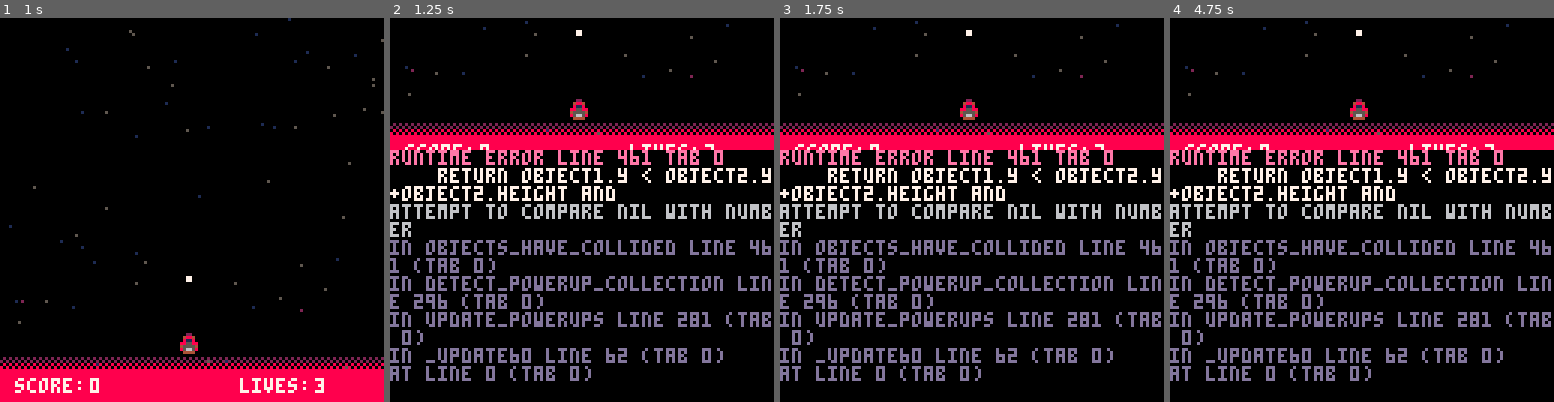
Above: before the commit, frames 1-4 (left to right).
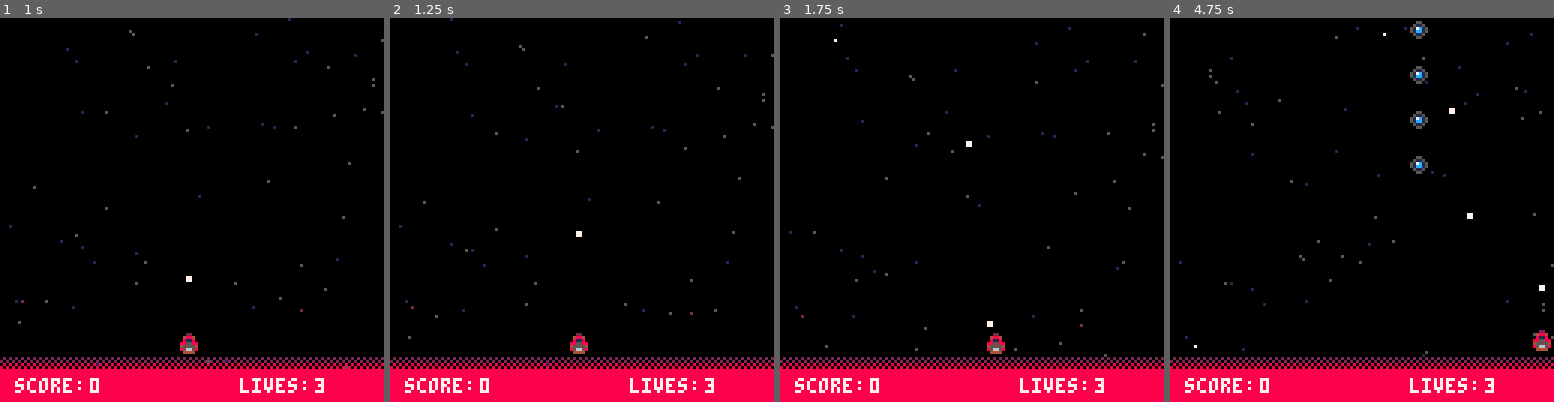
Above: after the commit, the same moments.

Repository: kris-pearman/Space-Fluff
Game: PICO-8 cartridge game.p8
The game is run twice, just before and just after one commit, with the same random seed, the same clock (stepped at 60 frames per second) and the same inputs.
Inputs:
- Up to frame 1 (1 s): tap X (X key) at 0.33 s; tap O (Z key) at 0.7 s
- Up to frame 2 (1.25 s): tap X (X key) at 1.07 s
- Up to frame 3 (1.75 s): hold Right from 1.6 s (still down); tap O (Z key) at 1.7 s
- Up to frame 4 (4.75 s): tap X (X key) at 1.85, 2.97, 4.08 s; release Right at 2.1 s; tap O (Z key) every 0.4 s from 2.1 to 4.5 s; hold Up 2.15-2.42 s; hold Right 2.47-3.03 s; hold Left 3.08-3.58 s; hold Down 3.63-3.97 s; hold Right 4.02-4.68 s; hold Up from 4.73 s (still down)

Frame 1 is identical in both runs. In frame 2, 29% of the frame differs, in the area x 0-100%, y 0-100%; in frame 3, 29%; in frame 4, 29%.
Error before the commit: runtime error line 461 tab 0; return object1.y < object2.y+object2.height and; attempt to compare nil with number

Commit message:
Many minor bugfixes and added a cap on how many bullets may be fired.

Diff:
--- a/game.p8
+++ b/game.p8
@@ -9,10 +9,16 @@
     event_timeline = {}
     game_state = "title"
     hi_score=0
-    -- (eventType, quantity, initialFrame, frequency,x,y,pattern,group_id)
-    create_events("enemy1", 4, 100, 25,20,-20,"enemy_one","group_1")
-    create_events("enemy1", 4, 200, 50,80,-20,"empty_pattern")
-
+    -- (eventType, quantity, initialFrame, frequency,x,y,pattern,group_id,default_speed)
+    create_events("enemy1", 4, 100, 30,80,-20,"empty_pattern",nil,2)
+    create_events("enemy1", 4, 500, 30,40,-20,"empty_pattern",nil,2)
+    create_events("enemy1", 4, 900, 25,20,-20,"square","group_1",1,4)
+    create_events("enemy1", 4, 1400, 25,-30,5,"zig_zag","group_1",2,4)
+    create_events("enemy1", 1, 1900, 30,15,-20,"empty_pattern",3,2)
+    create_events("enemy1", 1, 1925, 30,35,-20,"empty_pattern",3,2)
+    create_events("enemy1", 1, 1950, 30,55,-20,"empty_pattern",3,2)
+    create_events("enemy1", 1, 1975, 30,75,-20,"empty_pattern",3,2)
+    create_events("enemy1", 1, 2000, 30,95,-20,"empty_pattern",3,2)
 
     init_session()
     print_debug_message = false
@@ -70,6 +76,9 @@
             check_event_timeline()
             move_background()
             cur_frame += 1
+            if cool_down > 0 then
+                cool_down -= 1
+            end
             if player.invulnerable then
                 if invuln_timer > 1 then
                     invuln_timer -= 1
@@ -128,13 +137,15 @@
 -->8
 --creation functions
 
-function create_enemy_data(pattern)
+function create_enemy_data(pattern,speed)
     local patterns = {}
-    local enemy_one = {}
-    enemy_one.path = {{10,10,2},{20,30,3},{30,10,4},{40,100,5},{50,10,6},{60,100,1}}
-    enemy_one.exit_d = "down"
-    enemy_one.exit_s = 4
-    patterns.enemy_one = enemy_one
+    local square = {}
+    square.path = {{32,32,3},{92,32,3},{92,92,3},{32,92,3},{32,32,2},{60,50,2}}
+    square.exit_d = "down"
+    square.exit_s = 1
+    square.fire = true
+    square.fire_rate = 120
+    patterns.square = square
     local enemy_two = {}
     enemy_two.path = {{80,128,4}}
     enemy_two.exit_d = "down"
@@ -143,12 +154,21 @@
     local empty_pattern = {}
     empty_pattern.path = nil
     empty_pattern.exit_d = "down"
-    empty_pattern.exit_s = "4"
+    empty_pattern.exit_s = speed
     patterns.empty_pattern = empty_pattern
+    local zig_zag = {}
+    zig_zag.path = {{100,25,2},{45,80,3},{100,80,3}}
+    zig_zag.exit_d = "down"
+    zig_zag.exit_s = speed
+    zig_zag.fire = true
+    zig_zag.fire_rate = 120
+    patterns.zig_zag = zig_zag
+
+
     return patterns[pattern]
 end
 
-function create_events(eventType, quantity, initialFrame, frequency,x,y,pattern,group_id)
+function create_events(eventType, quantity, initialFrame, frequency,x,y,pattern,group_id,speed)
     for i=1,quantity do
         local event = {}
         event.eventType = eventType
@@ -157,6 +177,7 @@
         event.y = y
         event.p = pattern
         event.g = group_id
+        event.s = speed
         add(event_timeline, event)
     end
 end
@@ -179,6 +200,8 @@
     player.score=0
     player.lives=3
     player.invulnerable = false
+    cool_down = 0
+    num_of_bullets = 0
 end
 
 function create_powerup(x,y)
@@ -204,7 +227,7 @@
     sfx(0)
 end
 
-function spawn_enemy_event(x, y,pattern,group)
+function spawn_enemy_event(x, y,pattern,group,speed)
     local enemy={}
     enemy.alive=true
     enemy.x=x
@@ -221,7 +244,7 @@
     enemy.attack.sprite = 0
     enemy.height = 6
     enemy.width = 6
-    enemy.logic = create_enemy_data(pattern)
+    enemy.logic = create_enemy_data(pattern,speed)
     enemy.group = group
     add(enemies, enemy)
 end
@@ -230,7 +253,7 @@
 function check_event_timeline()
     for event in all(event_timeline) do
         if(event.eventType=="enemy1" and cur_frame==event.startFrame) then
-            spawn_enemy_event(event.x,event.y,event.p,event.g)
+            spawn_enemy_event(event.x,event.y,event.p,event.g,event.s)
         end
     end
 end
@@ -267,10 +290,14 @@
             end
         end
         if btnp(fire1) then
-            player_fire()
+            if (cool_down == 0 and num_of_bullets < 3) then
+                player_fire()
+                cool_down = 10
+                num_of_bullets += 1
+            end
         end
         if btnp(fire2) then
-            create_powerup()
+
         end
     end
 end
@@ -312,6 +339,7 @@
             bullet.y -= bullet.speed
         else
             del(bullets, bullet)
+            num_of_bullets -= 1
         end
     end
 end
@@ -339,9 +367,13 @@
         local x = coord[1]
         local y = coord[2]
         local s = coord[3]
+        if x == play_x then
+            x = player.x
+        end
+
         if enemy.tick_count%s == 0 then
-            enemy.tick_count = 0
-        end
+            enemy.tick_count = 1
+
         if enemy.x > x then
             move_enemy_left(enemy)
         elseif enemy.x < x then
@@ -352,7 +384,7 @@
         elseif enemy.y > y then
             move_enemy_up(enemy)
         end
-
+    end
         if enemy.x == x then
             if enemy.y == y then
                 del(enemy.logic.path, coord)
@@ -393,8 +425,9 @@
             if (objects_have_collided(bullet, enemy)) then
                 enemy.alive = false
                 player.score += enemy.value
-                create_explosion(enemy.x,enemy.y)
+                create_explosion(enemy.x+2,enemy.y)
                 del(bullets, bullet)
+                num_of_bullets -= 1
                 if enemy.group  ~= nil  then
                     for group_check in all(enemies) do
                         if group_check.alive then
@@ -404,7 +437,7 @@
                         end
                     end
                     if counter == 0 then
-                        create_powerup(enemy.x,enemy.y)
+                        create_powerup(enemy.x-1,enemy.y-3)
                     end
                 end
 
@@ -425,11 +458,13 @@
 
 function enemy_projectiles()
     for enemy in all(enemies) do
-        if ((cur_frame - enemy.spawn_time)%60) == 0 then
-            if flr(rnd(3)) == 1 then
-                create_enemy_bullet(enemy)
-            end
-        else
+        if enemy.logic.fire then
+            if ((cur_frame - enemy.spawn_time)%enemy.logic.fire_rate) == 0 then
+                if flr(rnd(3)) == 1  then
+                    create_enemy_bullet(enemy)
+                end
+            else
+            end
         end
     end
     for enemy_bullet in all(enemy_bullets) do
@@ -470,7 +505,7 @@
 
 function create_enemy_bullet(enemy)
     local enemy_bullet = {}
-    enemy_bullet.x  = enemy.x
+    enemy_bullet.x  = enemy.x+2
     enemy_bullet.y  = enemy.y+3
     enemy_bullet.width = 2
     enemy_bullet.height = 2
